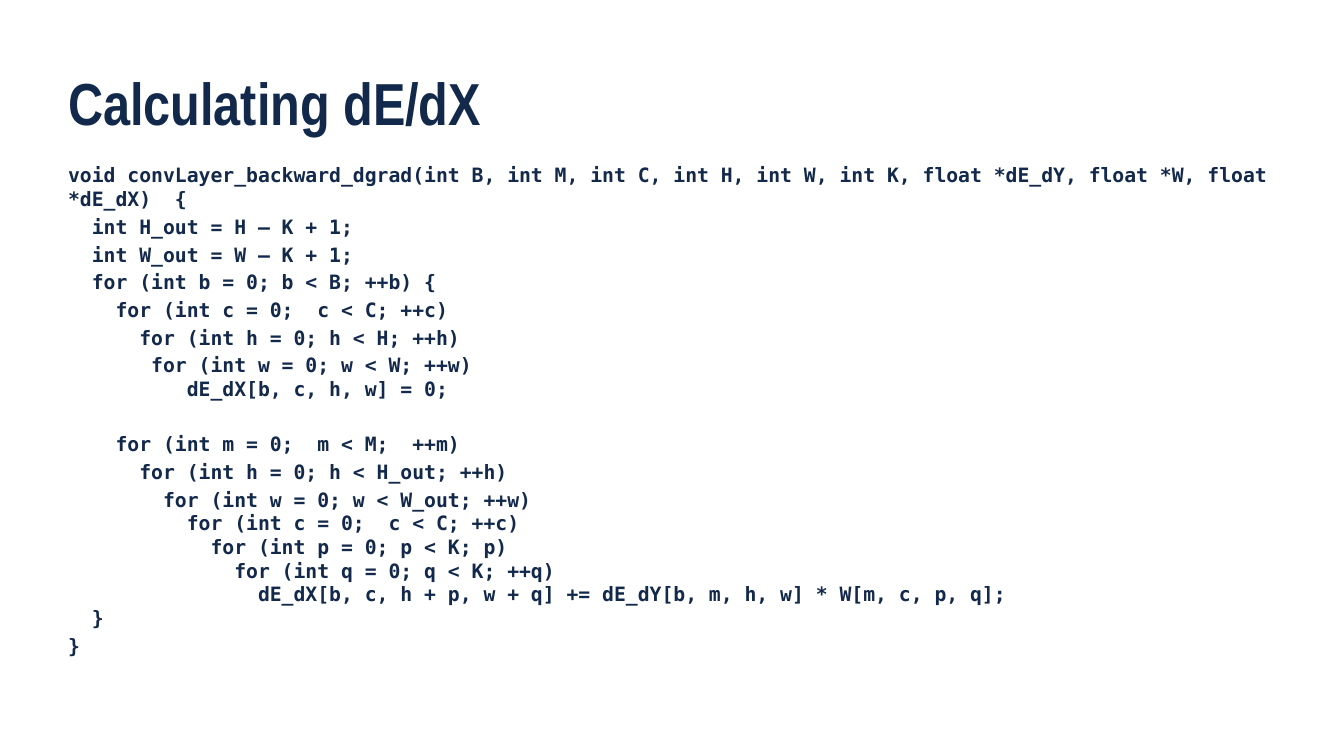
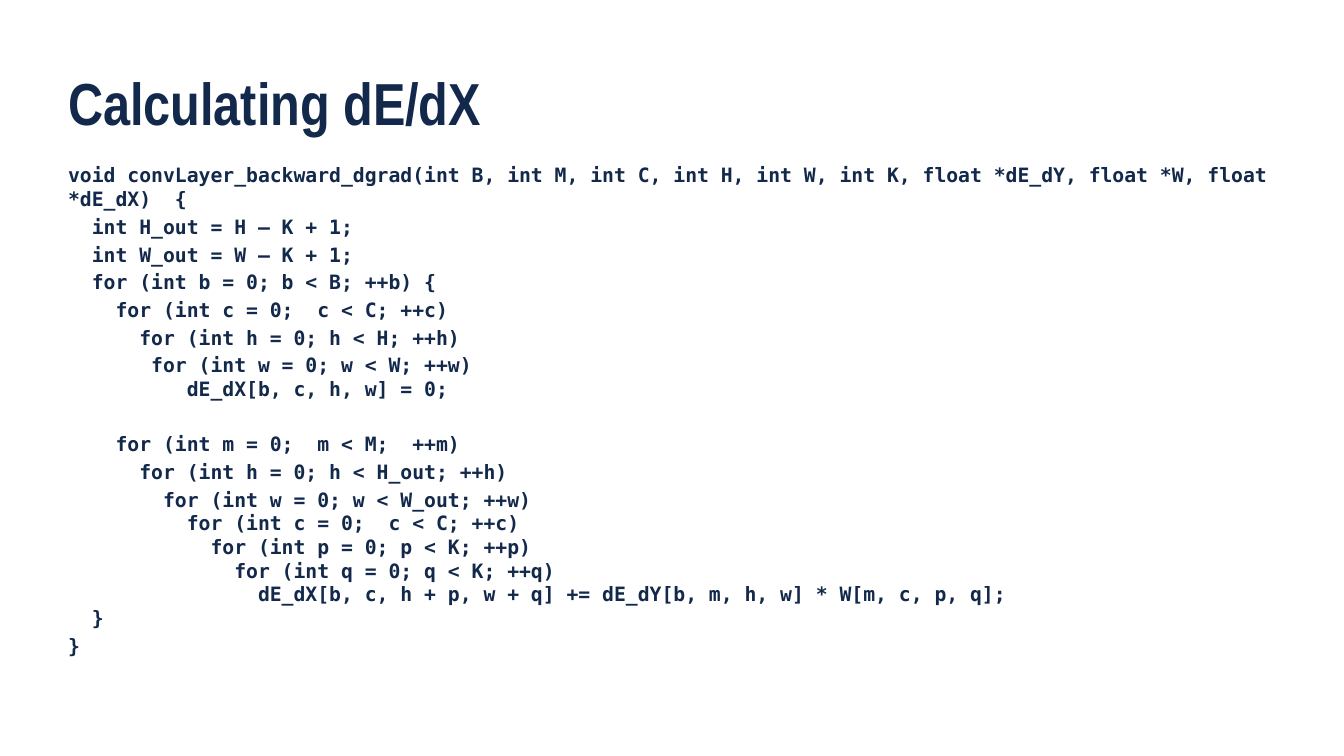
Before and after one commit to cwpearson/hugo-cwpearson, a slide deck: slide 19 of static/pptx/2017FA_ECE408_dl03_CNN01.pptx (slide 20 before the commit). Drawn at 1344x756 pixels with LibreOffice and Linux fonts; fonts in the diff are those of the drawing; background and template pictures are left out. Boxes give left, top, right and bottom in pixels: in the first picture for what was removed or moved away, otherwise in the second. Text is boxed around its words. In the diff, an @@ line names an element or a change of style, - is before the commit and + after.

```diff
--- a/static/pptx/2017FA_ECE408_dl03_CNN01.pptx
+++ b/static/pptx/2017FA_ECE408_dl03_CNN01.pptx
@@ text at [211, 538, 531, 558]: text changed @@
-for (int p = 0; p < K; p)
+for (int p = 0; p < K; ++p)
```
Also in this commit, not shown: 7 other slides changed, 1 slide removed, 4 other files.
